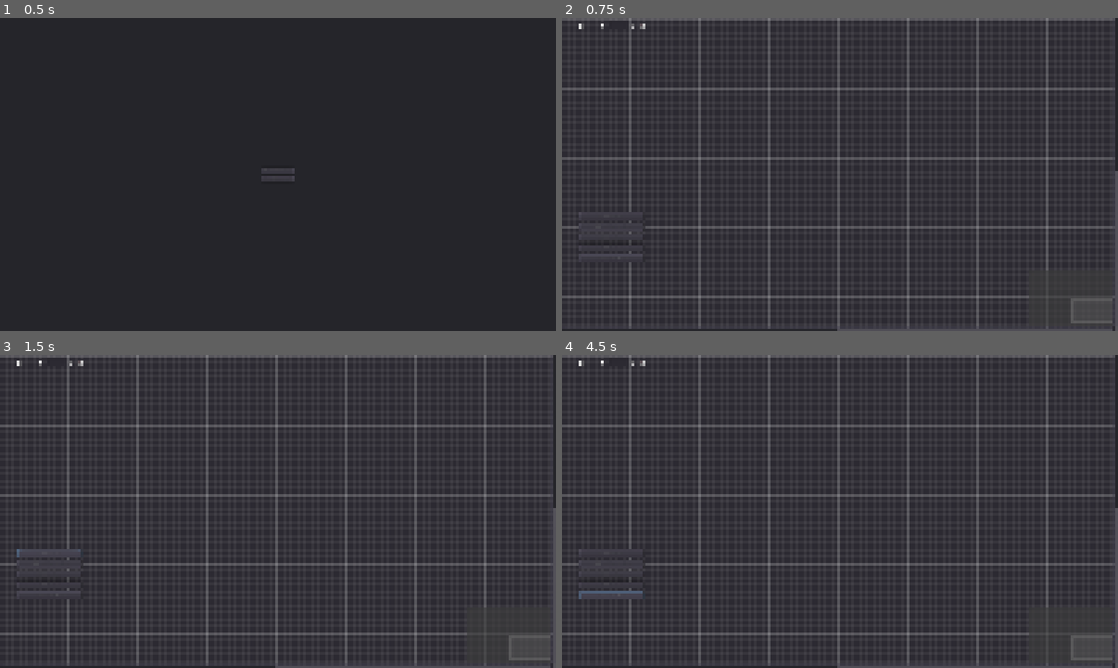
Above: before the commit, frames 1-4 (two rows, left to right).
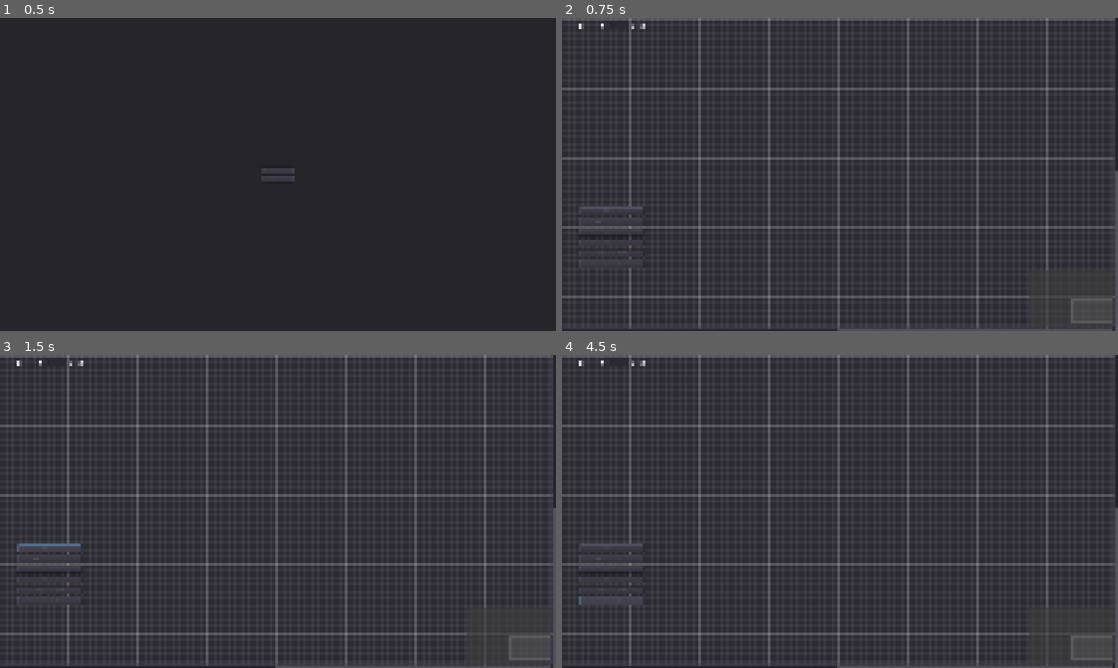
Above: after the commit, the same moments.

Repository: masterhand83/moon_dialogs
Game: Godot game, scene res://GUI/main_view.tscn
Two runs of this game, one before a commit and one after it. Both use one fixed random seed, a clock stepped at 60 frames per second and the inputs below.
Inputs:
- Up to frame 1 (0.5 s): no input
- Up to frame 2 (0.75 s): click "New Project" at 0.5 s
- Up to frame 3 (1.5 s): click "Add Dialog" at 1.25 s
- Up to frame 4 (4.5 s): click "Add initial Dialog" at 2 s; click "Add action" at 2.75 s; click "add event" at 3.5 s; click "return to menu" at 4.25 s

Frame 1 is identical in both runs. In frame 2, 0.5% of the frame differs, in the area x 3-15%, y 60-80%; in frame 3, 0.6%; in frame 4, 0.7%.

Commit message:
decoupled button menu from editor

Diff:
--- /dev/null
+++ b/editor_menu/editor_buttons.gd
@@ -0,0 +1,6 @@
+extends VBoxContainer
+signal add_dialog()
+signal add_start_dialog()
+signal add_action()
+signal add_event()
+signal return_to_menu()
--- /dev/null
+++ b/editor_menu/editor_buttons.tscn
@@ -0,0 +1,51 @@
+[gd_scene load_steps=2 format=2]
+
+[ext_resource path="res://editor_menu/editor_buttons.gd" type="Script" id=1]
+
+[node name="EditorButtons" type="VBoxContainer"]
+margin_left = 51.0
+margin_top = 500.0
+margin_right = 236.0
+margin_bottom = 760.0
+custom_constants/separation = 10
+alignment = 1
+script = ExtResource( 1 )
+__meta__ = {
+"_edit_use_anchors_": false
+}
+
+[node name="AddDialogButton" type="Button" parent="."]
+margin_top = 45.0
+margin_right = 185.0
+margin_bottom = 65.0
+text = "Add Dialog"
+
+[node name="AddStartDialogButton" type="Button" parent="."]
+margin_top = 75.0
+margin_right = 185.0
+margin_bottom = 95.0
+text = "Add initial Dialog"
+
+[node name="AddActionButton" type="Button" parent="."]
+margin_top = 105.0
+margin_right = 185.0
+margin_bottom = 125.0
+text = "Add action"
+
+[node name="AddEventButton" type="Button" parent="."]
+margin_top = 135.0
+margin_right = 185.0
+margin_bottom = 155.0
+text = "add event"
+
+[node name="ExportToJSONButton" type="Button" parent="."]
+margin_top = 165.0
+margin_right = 185.0
+margin_bottom = 185.0
+text = "Export to JSON"
+
+[node name="ReturnEventButton" type="Button" parent="."]
+margin_top = 195.0
+margin_right = 185.0
+margin_bottom = 215.0
+text = "return to menu"
--- a/editor_menu/editor_menu.tscn
+++ b/editor_menu/editor_menu.tscn
@@ -1,6 +1,7 @@
-[gd_scene load_steps=2 format=2]
+[gd_scene load_steps=3 format=2]
 
 [ext_resource path="res://editor_menu/editor_menu.gd" type="Script" id=1]
+[ext_resource path="res://editor_menu/editor_buttons.tscn" type="PackedScene" id=2]
 
 [node name="EditorMenu" type="Control"]
 anchor_right = 1.0
@@ -10,47 +11,11 @@
 "_edit_use_anchors_": false
 }
 
-[node name="GraphEdit" type="GraphEdit" parent="."]
+[node name="EditorBoard" type="GraphEdit" parent="."]
 anchor_right = 1.0
 anchor_bottom = 1.0
-
-[node name="VBoxContainer" type="VBoxContainer" parent="."]
-margin_left = 51.0
-margin_top = 500.0
-margin_right = 236.0
-margin_bottom = 760.0
-custom_constants/separation = 10
-alignment = 1
 __meta__ = {
 "_edit_use_anchors_": false
 }
 
-[node name="Button" type="Button" parent="VBoxContainer"]
-margin_top = 60.0
-margin_right = 185.0
-margin_bottom = 80.0
-text = "Add Dialog"
-
-[node name="Button2" type="Button" parent="VBoxContainer"]
-margin_top = 90.0
-margin_right = 185.0
-margin_bottom = 110.0
-text = "Add initial Dialog"
-
-[node name="Button3" type="Button" parent="VBoxContainer"]
-margin_top = 120.0
-margin_right = 185.0
-margin_bottom = 140.0
-text = "Add action"
-
-[node name="Button4" type="Button" parent="VBoxContainer"]
-margin_top = 150.0
-margin_right = 185.0
-margin_bottom = 170.0
-text = "add event"
-
-[node name="Button5" type="Button" parent="VBoxContainer"]
-margin_top = 180.0
-margin_right = 185.0
-margin_bottom = 200.0
-text = "return to menu"
+[node name="EditorButtons" parent="." instance=ExtResource( 2 )]
